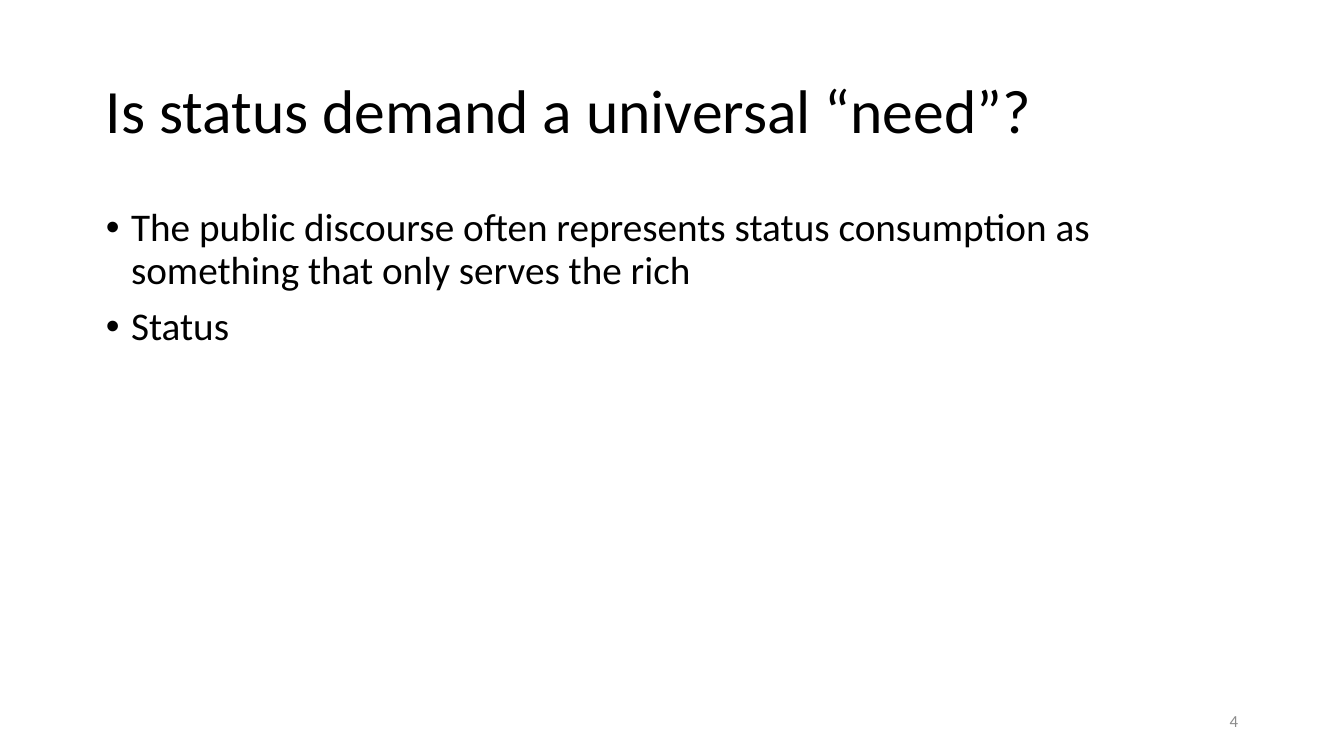
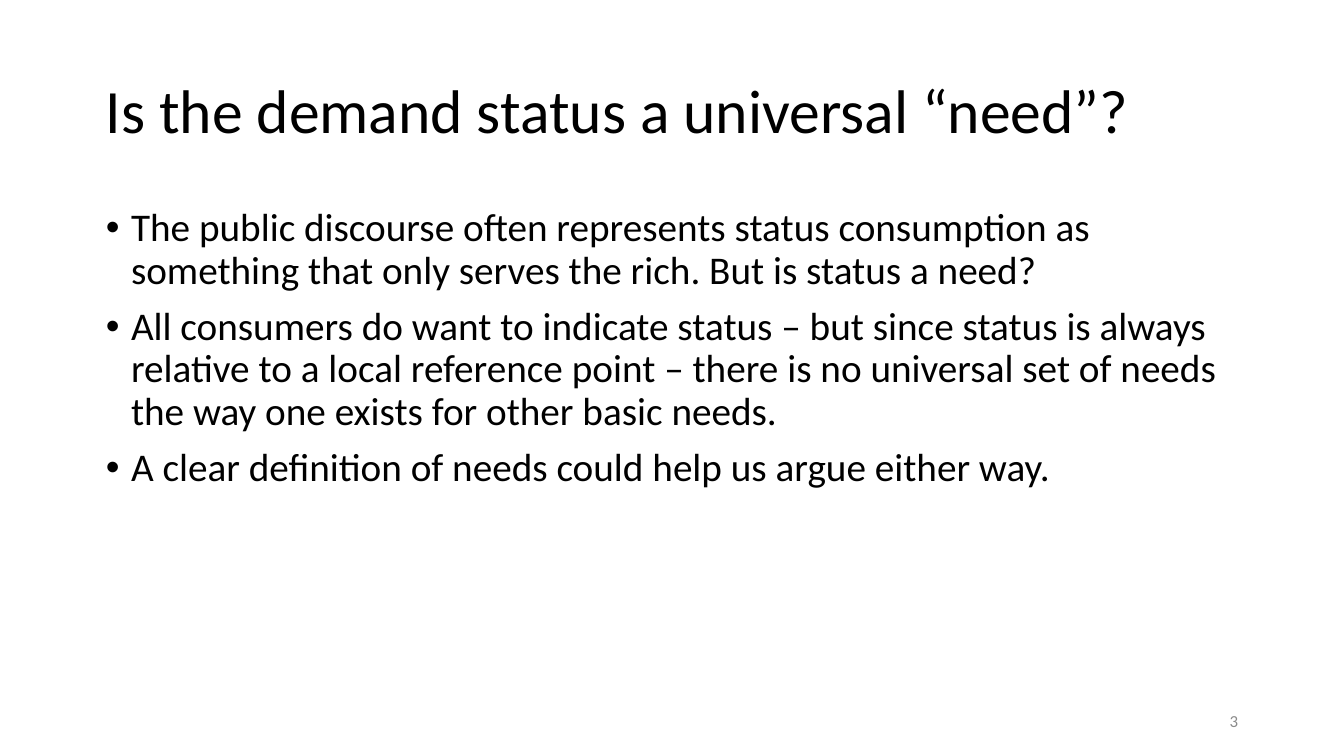
Before and after one commit to anuragr81/research, a slide deck: slide 3 of consumption/presentationJun2020.pptx (slide 4 before the commit). Drawn at 1344x756 pixels with LibreOffice and Linux fonts; fonts in the diff are those of the drawing; background and template pictures are left out. Boxes give left, top, right and bottom in pixels: in the first picture for what was removed or moved away, otherwise in the second. Text is boxed around its words. In the diff, an @@ line names an element or a change of style, - is before the commit and + after.

```diff
--- a/consumption/presentationJun2020.pptx
+++ b/consumption/presentationJun2020.pptx
@@ title at <box>106,88,1128,134</box>: text changed @@
-Is status demand a universal “need”?
+Is the demand status a universal “need”?
@@ text at <box>131,213,1215,488</box>: text changed @@
-• The public discourse often represents status consumption as something that only serves the rich
-• Status
+• The public discourse often represents status consumption as something that only serves the rich. But is status a need?
+• All consumers do want to indicate status – but since status is always relative to a local reference point – there is no universal set of needs the way one exists for other basic needs.
+• A clear definition of needs could help us argue either way.
@@ page number at <box>1230,716,1239,727</box>: text changed @@
-4
+3
```
Also in this commit, not shown: 6 other slides changed, 8 slides added, 9 slides removed, 1 other file.
